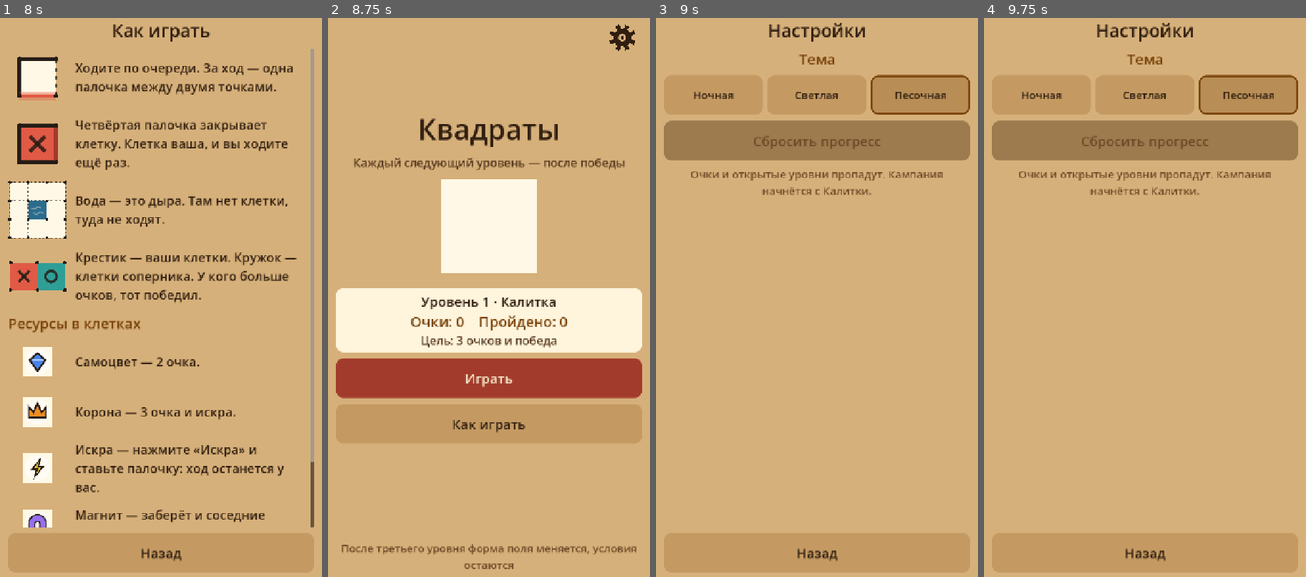
Above: before the commit, frames 1-4 (left to right).
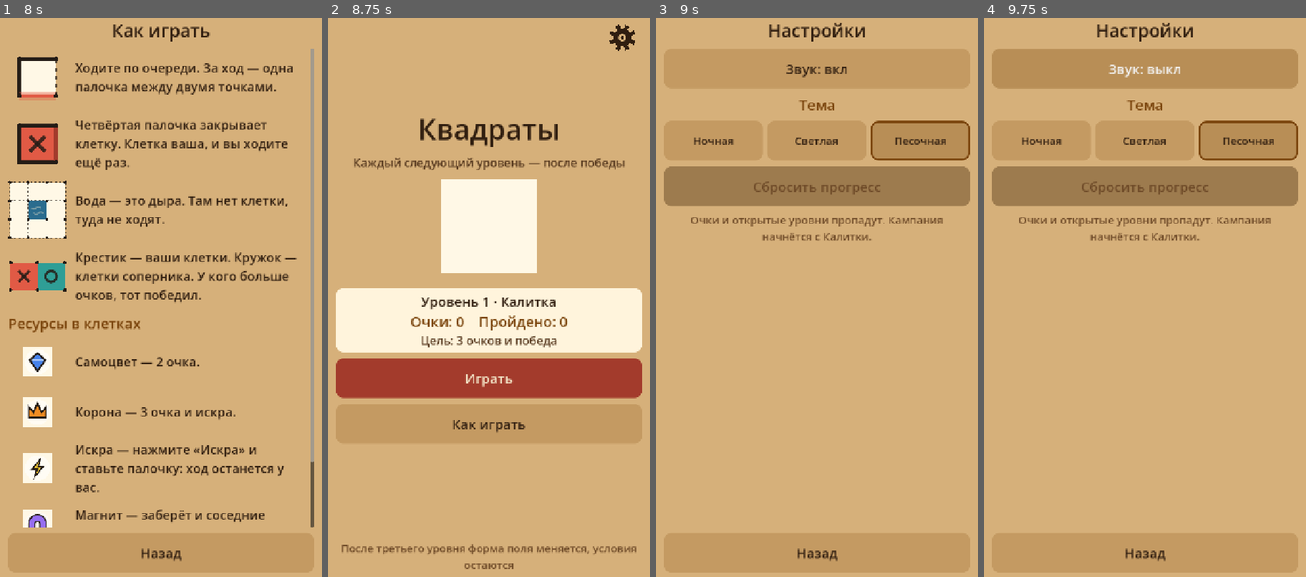
Above: after the commit, the same moments.

Repository: shedulervic/bases
Game: Godot game, scene res://scenes/main.tscn
Same seed, same stepped clock (60 frames per second), same inputs: the game is played once before the commit and once after it.
Inputs (mouse positions are in pixels of both pictures, inside the frame that each line leads up to):
- Up to frame 1 (8 s): click "Играть" at 0.5 s; click "Заново" at 1.25 s; click "Заново" at 2 s; click "Заново" at 2.75 s; click "В меню" at 3.5 s; click "Играть" at 4.25 s; click "В меню" at 5 s; click "Как играть" at 5.75 s; click "Назад" at 6.5 s; click "Как играть" at 7.25 s
- Up to frame 2 (8.75 s): click "Назад" at 8 s
- Up to frame 3 (9 s): click (949, 40) at 8.75 s
- Up to frame 4 (9.75 s): click (1145, 68) at 9.5 s, where only the run after the commit has a clickable "Звук: вкл"

Frames 1-2 are identical in both runs. In frame 3, 16% of the frame differs, in the area x 2-98%, y 6-40%; in frame 4, 20%, in the area x 2-98%, y 5-40%.

Commit message:
Play looping music in the menu and during a match, with a saved sound toggle.
Co-authored-by: Cursor <cursoragent@cursor.com>

Diff:
--- a/scripts/main.gd
+++ b/scripts/main.gd
@@ -8,6 +8,7 @@
 const RuleArt = preload("res://scripts/rule_art.gd")
 const ShapePreview = preload("res://scripts/shape_preview.gd")
 const Confetti = preload("res://scripts/confetti.gd")
+const GameMusic = preload("res://scripts/music.gd")
 
 const LEGEND := [
 	["gem", "2 очка"],
@@ -52,6 +53,10 @@
 var overlay_s2: Label
 var background: ColorRect
 var host: Control
+var sound_button: Button
+var music: AudioStreamPlayer
+var menu_track: AudioStream
+var game_track: AudioStream
 var _back_at := 0
 
 
@@ -60,6 +65,7 @@
 	Palette.restore()
 	_apply_theme()
 	_build()
+	_setup_music()
 	_show("menu")
 
 
@@ -253,6 +259,9 @@
 	box.add_theme_constant_override("separation", 14)
 	root.add_child(box)
 	box.add_child(_label("Настройки", 40, Palette.CREAM, true))
+	sound_button = _button(_sound_caption())
+	sound_button.pressed.connect(_toggle_sound)
+	box.add_child(sound_button)
 	box.add_child(_label("Тема", 32, Palette.GOLD, true))
 	var themes := HBoxContainer.new()
 	themes.add_theme_constant_override("separation", 10)
@@ -478,6 +487,43 @@
 	_refresh_legend(level.get("res", {}))
 
 
+func _setup_music() -> void:
+	music = AudioStreamPlayer.new()
+	menu_track = GameMusic.make_stream(GameMusic.MENU_TRACK)
+	game_track = GameMusic.make_stream(GameMusic.GAME_TRACK)
+	add_child(music)
+
+
+func _sound_caption() -> String:
+	if GameMusic.enabled():
+		return "Звук: вкл"
+	return "Звук: выкл"
+
+
+func _toggle_sound() -> void:
+	GameMusic.set_enabled(not GameMusic.enabled())
+	sound_button.text = _sound_caption()
+	_sync_music()
+
+
+func _sync_music() -> void:
+	if music == null:
+		return
+	if not GameMusic.enabled():
+		if music.playing:
+			music.stop()
+		return
+	var track: AudioStream = game_track if _screen == "game" else menu_track
+	if track == null:
+		if music.playing:
+			music.stop()
+		return
+	if music.stream == track and music.playing:
+		return
+	music.stream = track
+	music.play()
+
+
 func _restart() -> void:
 	overlay.visible = false
 	board.restart()
@@ -496,6 +542,7 @@
 		board.resume()
 	else:
 		board.suspend()
+	_sync_music()
 
 
 func _back() -> void:
--- /dev/null
+++ b/scripts/music.gd
@@ -0,0 +1,55 @@
+extends RefCounted
+class_name GameMusic
+
+## Два трека: меню (и экраны вокруг него) и партия.
+## Флаг лежит в секции settings и не стирается сбросом кампании.
+
+const SAVE_PATH := "user://squares.cfg"
+const MENU_TRACK := "res://media/Theme of Siberia Smith.ogg"
+const GAME_TRACK := "res://media/song18.mp3"
+
+
+static func enabled() -> bool:
+	var config := ConfigFile.new()
+	if config.load(SAVE_PATH) != OK:
+		return true
+	return bool(config.get_value("settings", "music", true))
+
+
+static func set_enabled(on: bool) -> void:
+	var config := ConfigFile.new()
+	config.load(SAVE_PATH)
+	config.set_value("settings", "music", on)
+	config.save(SAVE_PATH)
+
+
+static func make_stream(path: String) -> AudioStream:
+	var loaded: Resource = load(path)
+	if loaded is AudioStream:
+		var copy: AudioStream = loaded.duplicate() as AudioStream
+		_enable_loop(copy)
+		return copy
+	return _from_file(path)
+
+
+static func _enable_loop(stream: AudioStream) -> void:
+	if stream is AudioStreamMP3:
+		(stream as AudioStreamMP3).loop = true
+	elif stream is AudioStreamOggVorbis:
+		(stream as AudioStreamOggVorbis).loop = true
+
+
+static func _from_file(path: String) -> AudioStream:
+	var file := FileAccess.open(path, FileAccess.READ)
+	if file == null:
+		return null
+	var bytes := file.get_buffer(file.get_length())
+	if path.ends_with(".ogg"):
+		var ogg := AudioStreamOggVorbis.load_from_buffer(bytes)
+		if ogg != null:
+			ogg.loop = true
+		return ogg
+	var raw := AudioStreamMP3.new()
+	raw.data = bytes
+	raw.loop = true
+	return raw
--- a/scripts/self_test.gd
+++ b/scripts/self_test.gd
@@ -5,6 +5,7 @@
 const SquaresAi = preload("res://scripts/ai.gd")
 const Campaign = preload("res://scripts/campaign.gd")
 const Palette = preload("res://scripts/palette.gd")
+const GameMusic = preload("res://scripts/music.gd")
 
 var fails := 0
 
@@ -25,8 +26,16 @@
 	_test_playouts()
 	_test_campaign()
 	_test_themes()
+	_test_music()
 	print("SELFTEST ", "OK" if fails == 0 else "FAILED (%d)" % fails)
 	quit(0 if fails == 0 else 1)
+
+
+func _test_music() -> void:
+	var game_track := GameMusic.make_stream(GameMusic.GAME_TRACK)
+	check(game_track is AudioStreamMP3 and (game_track as AudioStreamMP3).loop, "музыка партии зациклена")
+	var menu_track := GameMusic.make_stream(GameMusic.MENU_TRACK)
+	check(menu_track is AudioStreamOggVorbis and (menu_track as AudioStreamOggVorbis).loop, "музыка меню зациклена")
 
 
 func _test_themes() -> void:
Not shown, added: media/Theme of Siberia Smith.ogg.import
Not shown, added: media/song18.mp3.import
Not shown, added: scripts/music.gd.uid
Not shown, changed: journal.md
Not shown, added: media/Theme of Siberia Smith.ogg
Not shown, added: media/song18.mp3
